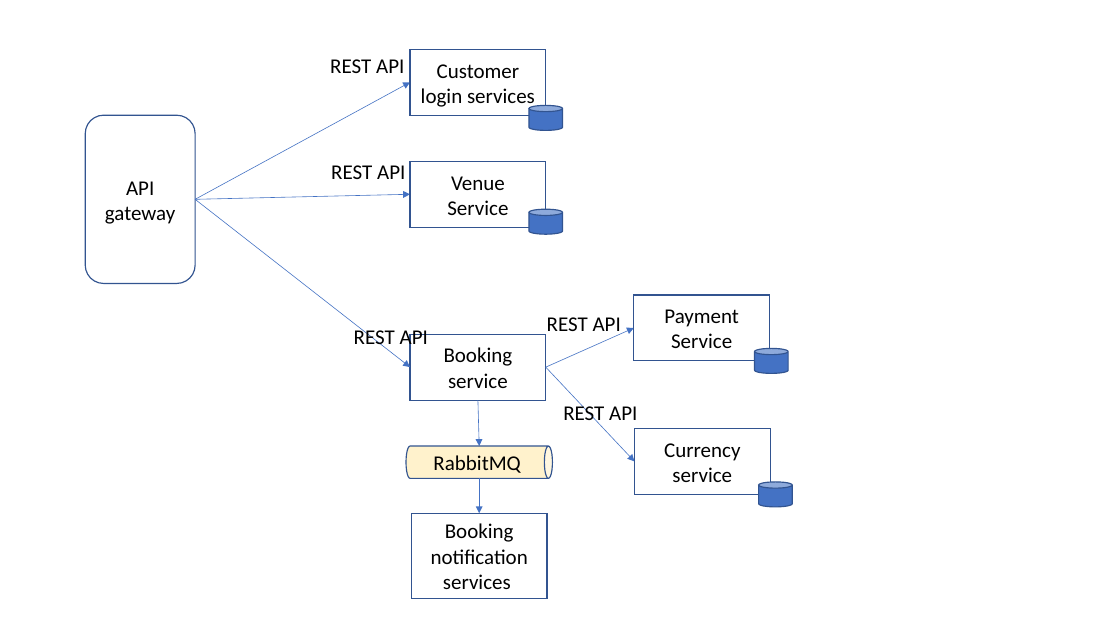
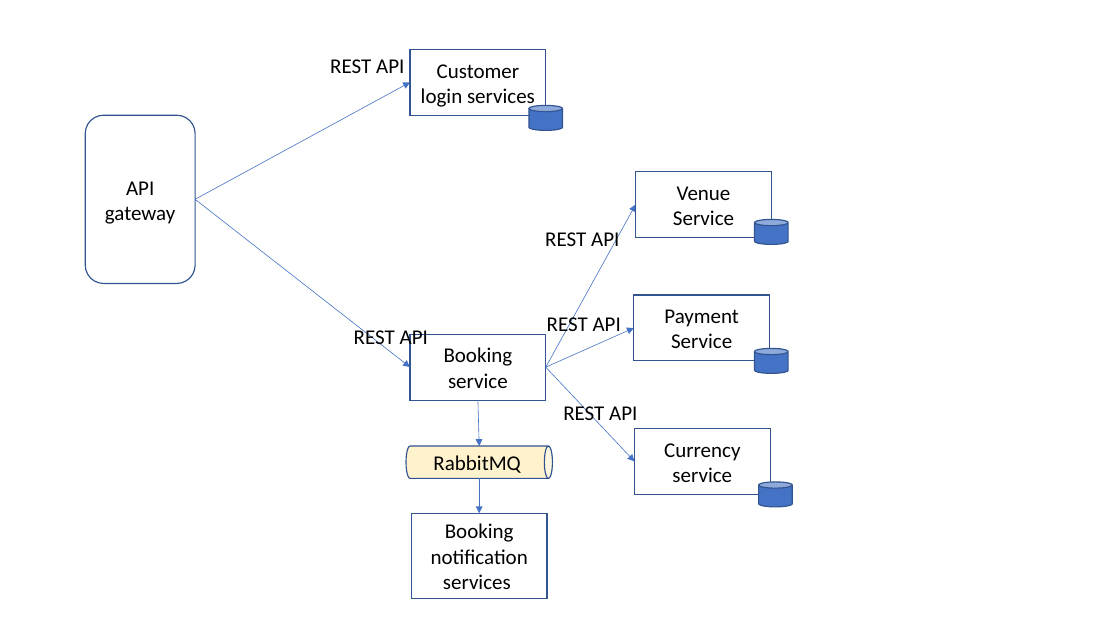
Before and after one commit to Fengyu2021/microservices-task-1, a slide deck: slide 2 of microservices-task-1.pptx. Drawn at 1120x630 pixels with LibreOffice and Linux fonts; fonts in the diff are those of the drawing. Boxes give left, top, right and bottom in pixels: in the first picture for what was removed or moved away, otherwise in the second. Text is boxed around its words. In the diff, an @@ line names an element or a change of style, - is before the commit and + after.

```diff
--- a/microservices-task-1.pptx
+++ b/microservices-task-1.pptx
@@ rectangle "Venue Service": place and size @@
-rectangle "Venue Service" at (410,161,546,227)
+rectangle "Venue Service" at (636,171,772,237)
@@ arrow moved from (195, 199) - (410, 194) to (546, 367) - (636, 204) @@
@@ text "REST API" rewrapped from (331,165,405,179) to (545,232,619,253) @@
@@ cylinder: place and size @@
-cylinder at (529,209,563,234)
+cylinder at (755,219,788,245)
```
